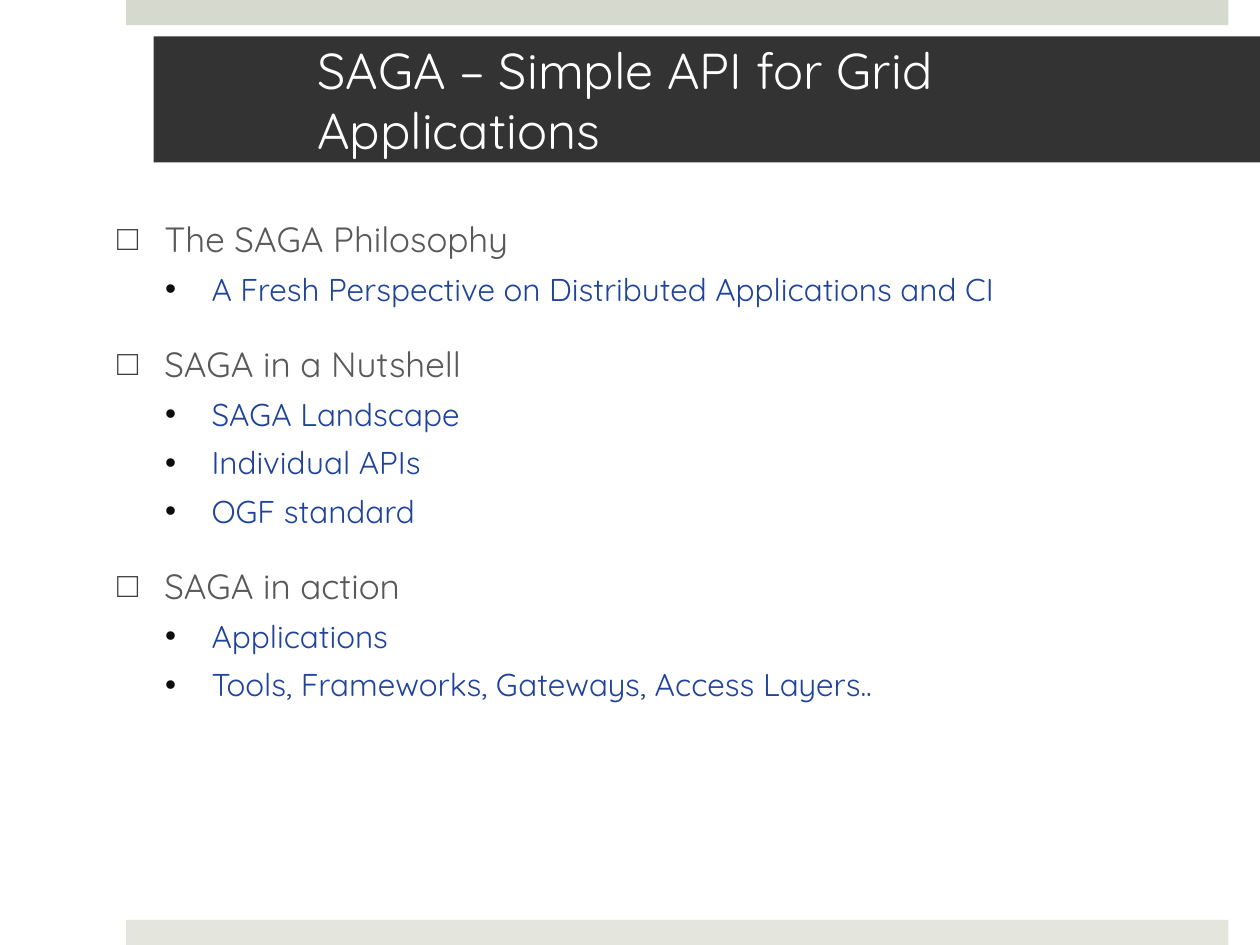
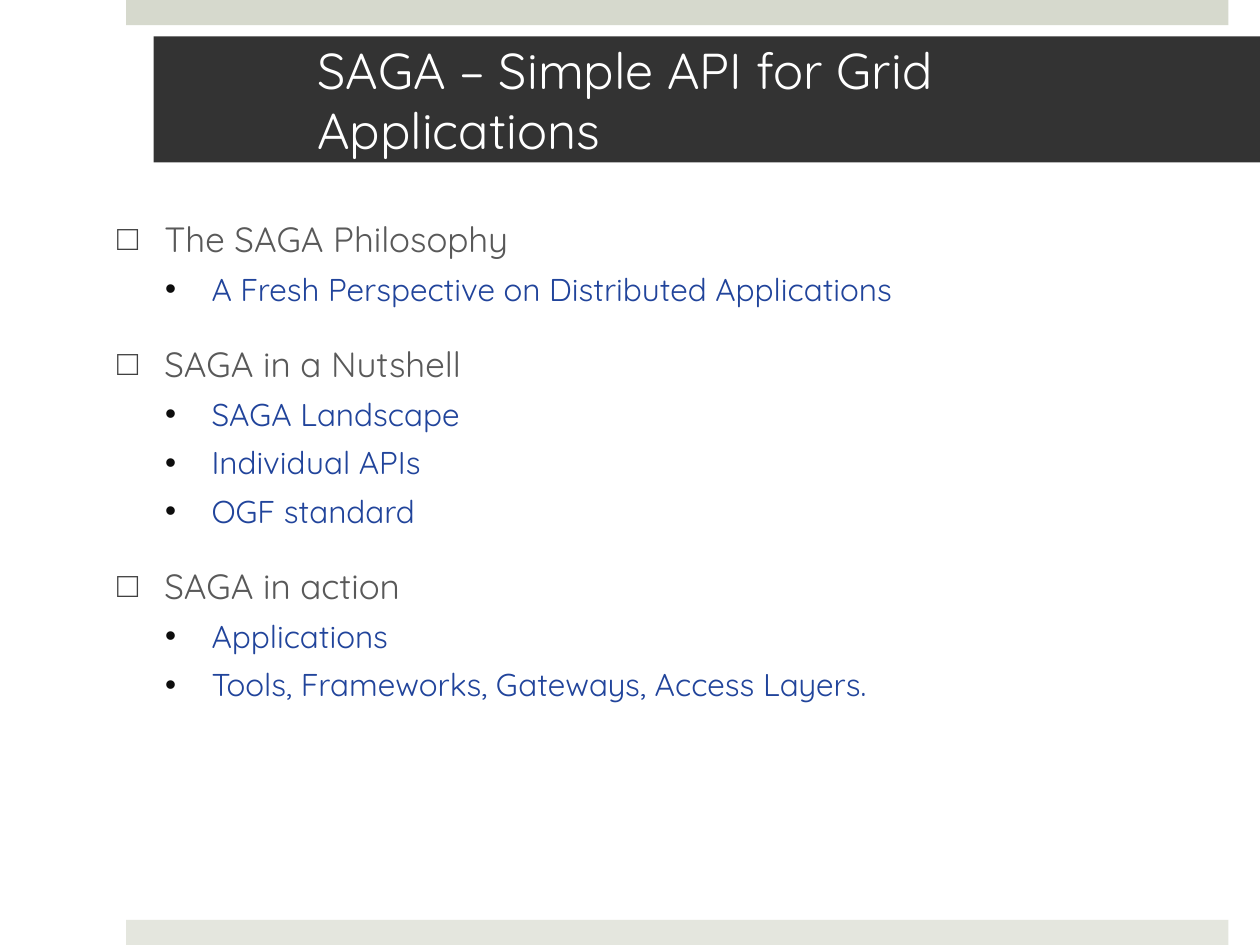
Before and after one commit to saga-project/saga-cpp-legacy-projects, a slide deck: slide 3 of papers/data_intensive/eScience09/RoyalSocietyPresentation.pptx. Drawn at 1260x945 pixels with LibreOffice and Linux fonts; fonts in the diff are those of the drawing; background and template pictures are left out. Boxes give left, top, right and bottom in pixels: in the first picture for what was removed or moved away, otherwise in the second. Text is boxed around its words. In the diff, an @@ line names an element or a change of style, - is before the commit and + after.

```diff
--- a/papers/data_intensive/eScience09/RoyalSocietyPresentation.pptx
+++ b/papers/data_intensive/eScience09/RoyalSocietyPresentation.pptx
@@ text at box(212, 277, 892, 308): text changed @@
-  • A Fresh Perspective on Distributed Applications and CI
+  • A Fresh Perspective on Distributed Applications
@@ text at box(212, 672, 866, 703): text changed @@
-  • Tools, Frameworks, Gateways, Access Layers..
+  • Tools, Frameworks, Gateways, Access Layers.
```
Also in this commit, not shown: 5 other slides changed.
